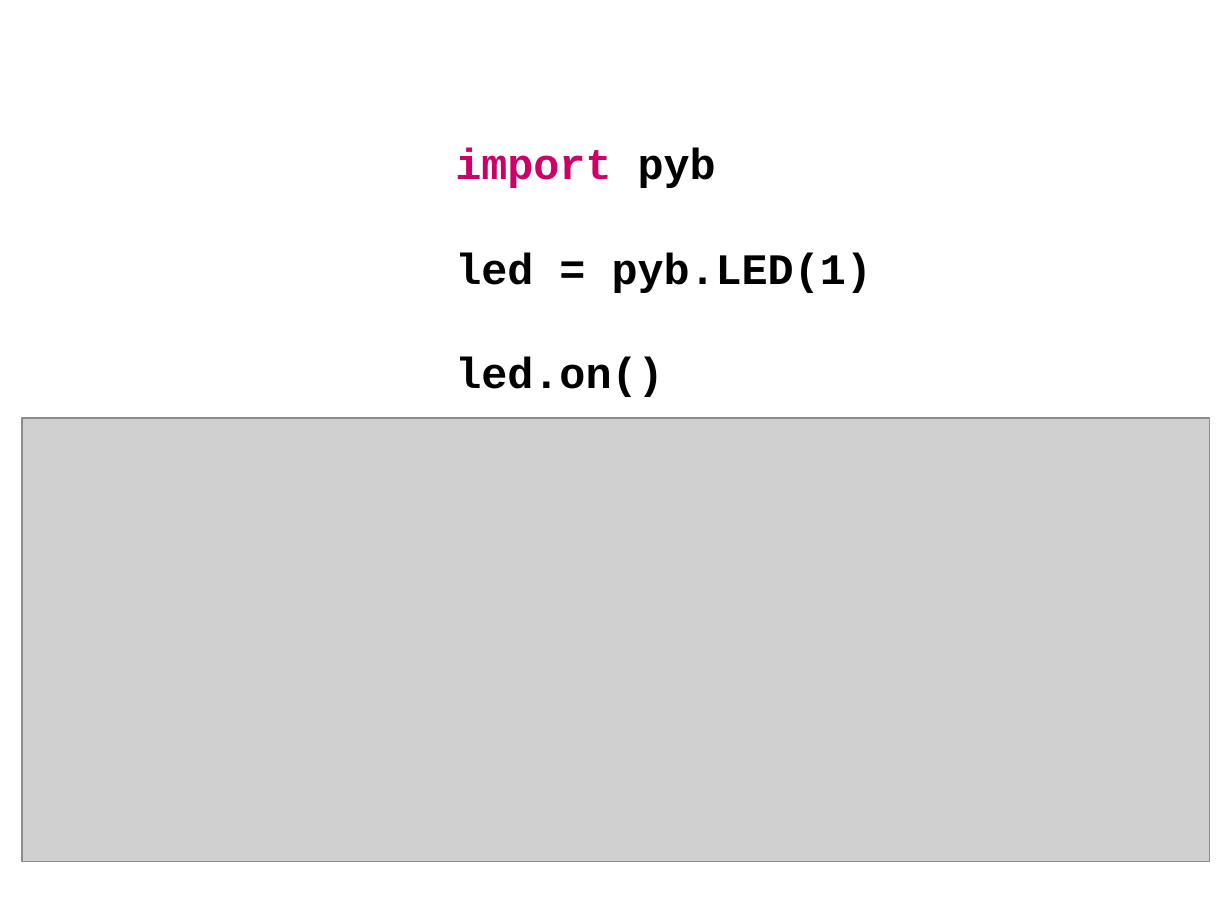
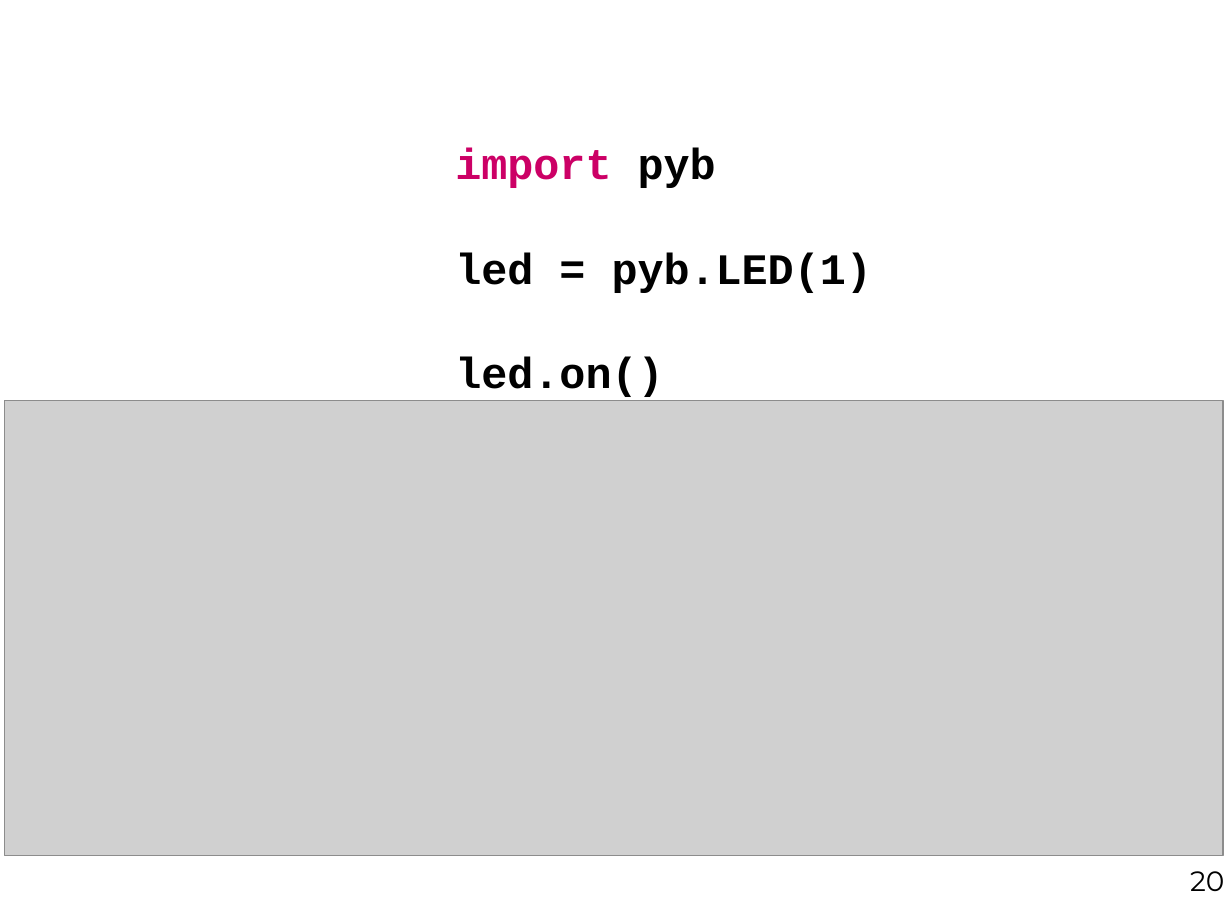
Before and after one commit to ernesto-g/tpfinalcese, a slide deck: slide 21 of presentacion/presentacion_v1.odp. Drawn at 1232x924 pixels with LibreOffice and Linux fonts; fonts in the diff are those of the drawing; grey boxes stand for pictures; background and template pictures are left out. Boxes give left, top, right and bottom in pixels: in the first picture for what was removed or moved away, otherwise in the second. Text is boxed around its words. In the diff, an @@ line names an element or a change of style, - is before the commit and + after.

```diff
--- a/presentacion/presentacion_v1.odp
+++ b/presentacion/presentacion_v1.odp
@@ picture: place and size @@
-picture at [22, 418, 1211, 862]
+picture at [4, 400, 1224, 855]
@@ text added at [1190, 871, 1224, 891], 18 pt, text #000000 @@
+20
```
Also in this commit, not shown: 27 other slides changed, 3 slides added, 2 slides removed, 7 other files.
